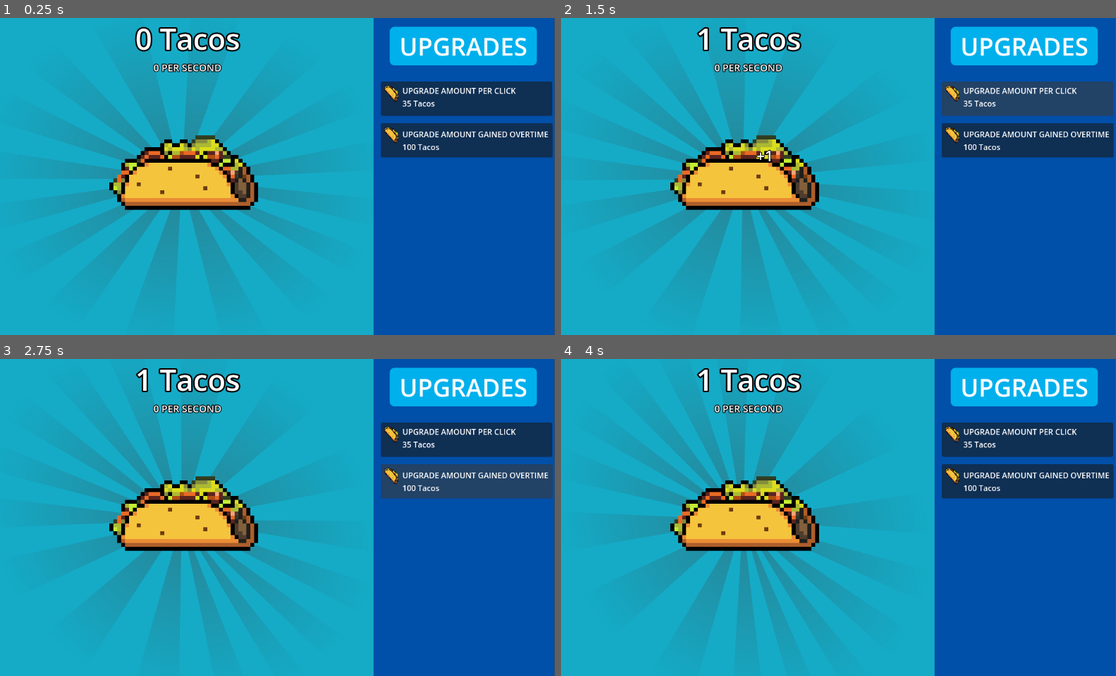
Above: before the commit, frames 1-4 (two rows, left to right).
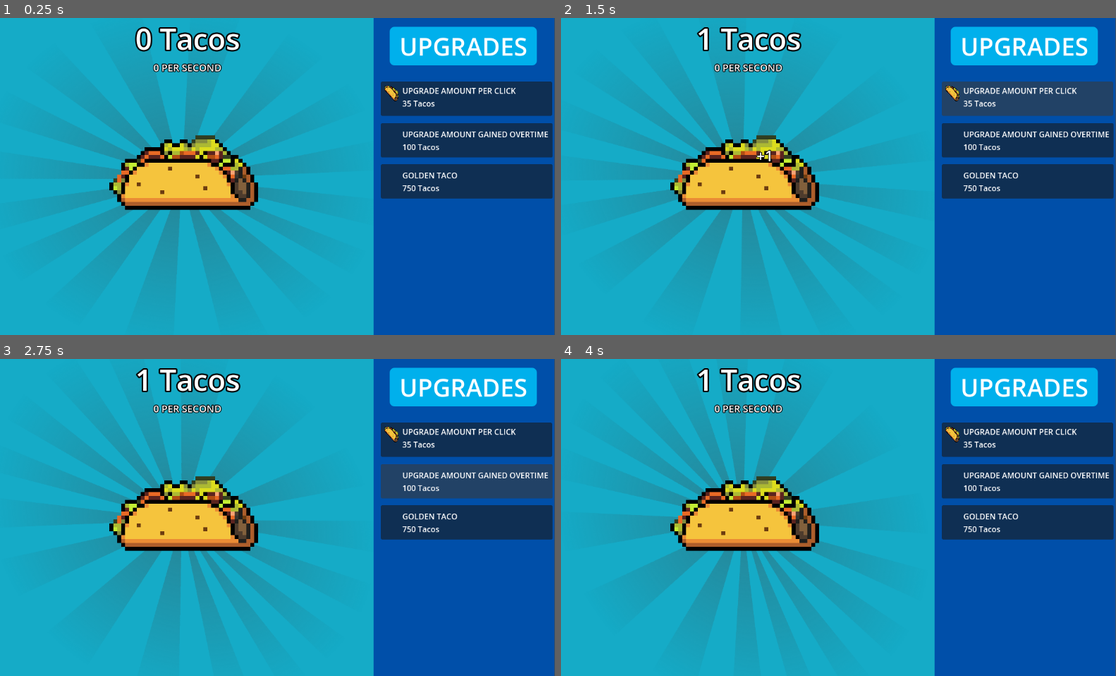
Above: after the commit, the same moments.

Repository: Overlord1304/Taco-Clicker
Game: Godot game, scene res://scenes/main.tscn
Same seed, same stepped clock (60 frames per second), same inputs: the game is played once before the commit and once after it.
Inputs (mouse positions are in pixels of both pictures, inside the frame that each line leads up to):
- Up to frame 1 (0.25 s): no input
- Up to frame 2 (1.5 s): click (749, 144) at 0.5 s; click "35 Tacos" at 1.25 s
- Up to frame 3 (2.75 s): click "100 Tacos" at 2 s
- Up to frame 4 (4 s): click (1027, 523) at 2.75 s, where only the run after the commit has a clickable "750 Tacos"; tap Enter at 3.5 s; move the mouse to (960, 501) at 3.52 s; hold Right from 3.53 s (still down); tap Alt at 3.6 s

The runs differ from the first frame. In frame 1, 3.5% of the frame differs, in the area x 68-100%, y 34-58%; in frame 2, 3.5%; in frame 3, 3.5%; in frame 4, 3.5%.

Commit message:
working on golden taco

Diff:
--- a/scenes/main.tscn
+++ b/scenes/main.tscn
@@ -189,7 +189,7 @@
 offset_bottom = 30.0
 text = "UPGRADE AMOUNT PER CLICK"
 
-[node name="autoclickupg2" type="Button" parent="right"]
+[node name="autoclickupg1" type="Button" parent="right"]
 layout_mode = 0
 offset_left = 15.0
 offset_top = 216.0
@@ -197,12 +197,11 @@
 offset_bottom = 286.0
 theme_override_styles/focus = SubResource("StyleBoxEmpty_tefeu")
 
-[node name="autoclickupg2" type="Sprite2D" parent="right/autoclickupg2"]
+[node name="autoclickupg1" type="Sprite2D" parent="right/autoclickupg1"]
 position = Vector2(30, 17)
 rotation = 0.8377581
-texture = ExtResource("1_o5qli")
-
-[node name="autoclickupgsprite2" type="Label" parent="right/autoclickupg2"]
+
+[node name="autoclickupgsprite1" type="Label" parent="right/autoclickupg1"]
 layout_mode = 0
 offset_left = 44.0
 offset_top = 37.00009
@@ -213,13 +212,44 @@
 
 "
 
-[node name="Label" type="Label" parent="right/autoclickupg2"]
+[node name="Label" type="Label" parent="right/autoclickupg1"]
 layout_mode = 0
 offset_left = 44.0
 offset_top = 11.0
 offset_right = 343.0
 offset_bottom = 34.0
 text = "UPGRADE AMOUNT GAINED OVERTIME"
+
+[node name="golden taco" type="Button" parent="right"]
+layout_mode = 0
+offset_left = 15.0
+offset_top = 300.0
+offset_right = 366.0
+offset_bottom = 370.0
+theme_override_styles/focus = SubResource("StyleBoxEmpty_tefeu")
+
+[node name="golden taco sprite" type="Sprite2D" parent="right/golden taco"]
+position = Vector2(30, 17)
+rotation = 0.8377581
+
+[node name="golden taco label" type="Label" parent="right/golden taco"]
+layout_mode = 0
+offset_left = 44.0
+offset_top = 37.00009
+offset_right = 343.0
+offset_bottom = 112.00009
+theme_override_font_sizes/font_size = 16
+text = "
+
+"
+
+[node name="Label" type="Label" parent="right/golden taco"]
+layout_mode = 0
+offset_left = 44.0
+offset_top = 11.0
+offset_right = 343.0
+offset_bottom = 34.0
+text = "GOLDEN TACO"
 
 [node name="Timer" type="Timer" parent="."]
 autostart = true
@@ -231,5 +261,6 @@
 [connection signal="button_down" from="left/MarginContainer/tacobutton" to="left/MarginContainer" method="_on_tacobutton_button_down"]
 [connection signal="button_up" from="left/MarginContainer/tacobutton" to="left/MarginContainer" method="_on_tacobutton_button_up"]
 [connection signal="button_down" from="right/amtperclickupg1" to="." method="_on_button_button_down"]
-[connection signal="button_down" from="right/autoclickupg2" to="." method="_on_autoclickupg_1_button_down"]
+[connection signal="button_down" from="right/autoclickupg1" to="." method="_on_autoclickupg_1_button_down"]
+[connection signal="button_down" from="right/golden taco" to="." method="_on_golden_taco_button_down"]
 [connection signal="timeout" from="Timer" to="." method="_on_timer_timeout"]
--- a/scripts/game.gd
+++ b/scripts/game.gd
@@ -6,14 +6,18 @@
 var passive_gains = 0
 var upg1cost:int = 35
 var upg2cost:int = 100
+var upg3cost: int = 750
+var golden_taco_bought = false
+var golden_taco_activated = false
 signal tacos_changed
 signal taco_clicked
 func _ready():
 	load_data()
 	emit_signal("tacos_changed", tacos)
 	$right/amtperclickupg1/amountperclickupgrade1label.text = str(upg1cost)+" Tacos"
-	$right/autoclickupg2/autoclickupgsprite2.text = str(upg2cost)+" Tacos"
-
+	$right/autoclickupg1/autoclickupgsprite1.text = str(upg2cost)+" Tacos"
+	$left/MarginContainer/VBoxContainer/persecondcount.text = str(passive_gains)+" PER SECOND"
+	$"right/golden taco/golden taco label".text = str(upg3cost)+" Tacos"
 func _on_tacobutton_button_down() -> void:
 	tacos += amount_per_click
 	emit_signal("tacos_changed",tacos)
@@ -26,7 +30,9 @@
 		"amount_per_click": amount_per_click,
 		"passive_gains" : passive_gains,
 		"upg1cost" : upg1cost,
-		"upg2cost" : upg2cost
+		"upg2cost" : upg2cost,
+		"upg3cost" : upg3cost,
+		"gtacodisabled" : $"right/golden taco".disabled,
 	}
 	var file = FileAccess.open(saves, FileAccess.WRITE)
 	file.store_var(data)
@@ -50,20 +56,21 @@
 
 func _on_button_button_down() -> void:
 	if tacos >= upg1cost:
+		amount_per_click += 1
+		tacos -= upg1cost
 		upg1cost *= 1.25
 		$right/amtperclickupg1/amountperclickupgrade1label.text = str(upg1cost)+" Tacos"
-		amount_per_click += 1
-		tacos -= 35
 		emit_signal("tacos_changed",tacos)
 		save_data()
 
 
 func _on_autoclickupg_1_button_down() -> void:
-	if tacos >= 100:
+	if tacos >= upg2cost:
+		$left/MarginContainer/VBoxContainer/persecondcount.text = str(passive_gains)+" PER SECOND"
+		passive_gains += 1
+		tacos -= upg2cost
 		upg2cost *= 1.25
 		$right/autoclickupg2/autoclickupgsprite2.text = str(upg2cost)+" Tacos"
-		passive_gains += 1
-		tacos -= 100
 		emit_signal("tacos_changed",tacos)
 		save_data()
 
@@ -72,3 +79,13 @@
 	emit_signal("tacos_changed",tacos)
 	tacos += passive_gains
 	save_data()
+
+
+func _on_golden_taco_button_down() -> void:
+	if tacos >= upg3cost:
+		golden_taco_bought = true
+		tacos -= upg3cost
+		$"right/golden taco/golden taco label".text = str(upg3cost)+" Tacos"
+		emit_signal("tacos_changed",tacos)
+		save_data()
+		$"right/golden taco".disabled = true
Binary file added: sprites/cursor.png
Not shown, added: sprites/cursor.png.import
Binary file added: sprites/gtaco.aseprite
Binary file added: sprites/gtaco.png
Not shown, added: sprites/gtaco.png.import
